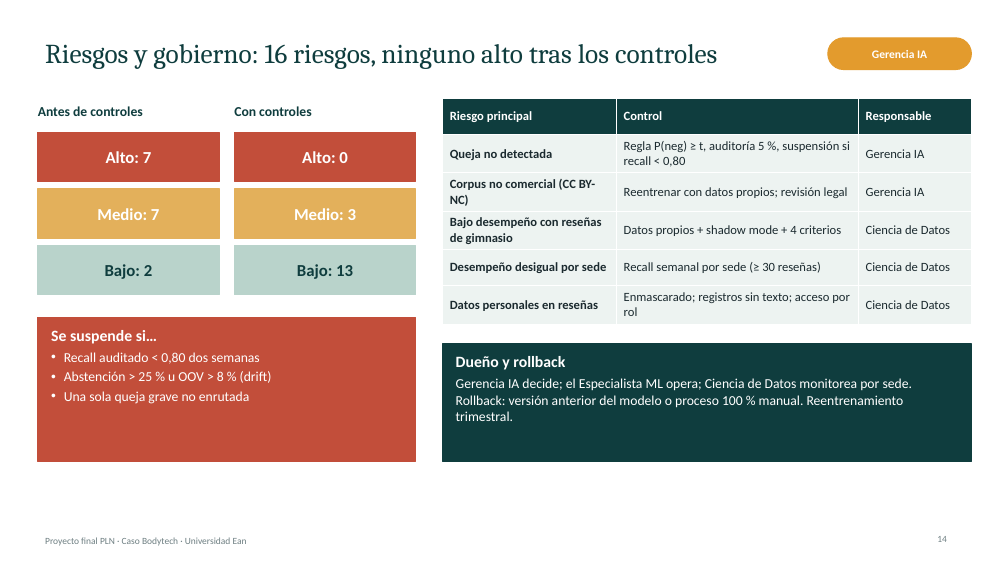
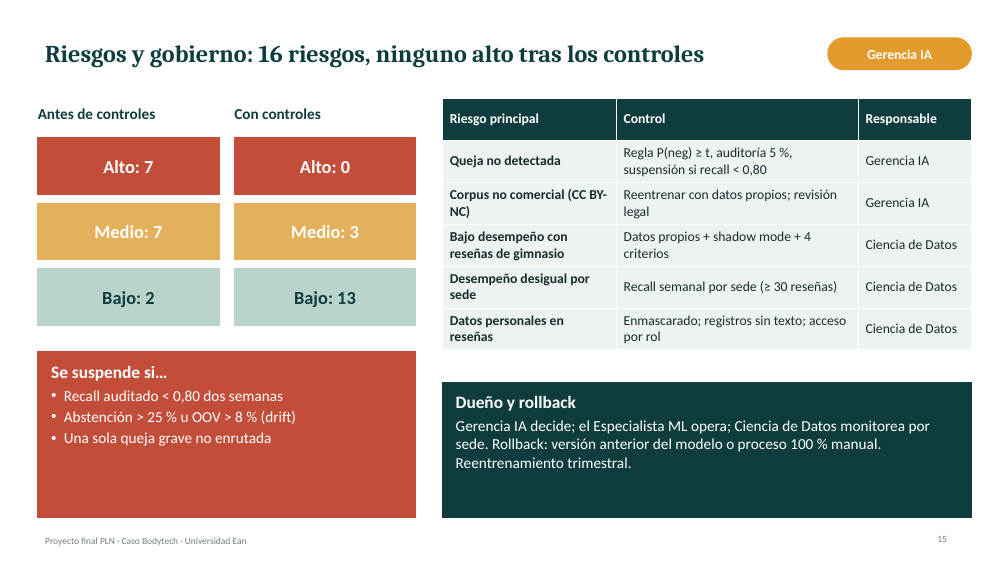
Before and after one commit to josephsbatista/proyecto-pln-bodytech, a slide deck: slide 15 of entregables/Presentacion_Final.pptx (slide 14 before the commit). Drawn at 1008x567 pixels with LibreOffice and Linux fonts; fonts in the diff are those of the drawing. Boxes give left, top, right and bottom in pixels: in the first picture for what was removed or moved away, otherwise in the second. Text is boxed around its words. In the diff, an @@ line names an element or a change of style, - is before the commit and + after.

```diff
--- a/entregables/Presentacion_Final.pptx
+++ b/entregables/Presentacion_Final.pptx
@@ title "Riesgos y gobierno: 16 riesgos, ..." at [45,45,704,67]: size 26 to 23 pt, bold on @@
@@ text "Gerencia IA" at [867,49,932,59]: size 11 to 13 pt @@
@@ text "Antes de controles" at [38,108,156,119]: size 13 to 14.5 pt @@
@@ text "Con controles" at [234,108,321,119]: size 13 to 14.5 pt @@
@@ table at [442,98,972,347] @@
@@ size 12 to 13 pt @@
@@ rectangle: place and size @@
-rectangle at [38,132,219,181]
+rectangle at [38,138,219,194]
@@ rectangle: place and size @@
-rectangle at [234,132,416,181]
+rectangle at [234,138,416,194]
@@ text "Medio: 7": place and size @@
-text "Medio: 7" at [97,208,159,220]
+text "Medio: 7" at [94,225,162,238]
@@ rectangle: place and size @@
-rectangle at [38,189,219,238]
+rectangle at [38,203,219,260]
@@ text "Medio: 3": place and size @@
-text "Medio: 3" at [294,208,356,220]
+text "Medio: 3" at [291,225,359,238]
@@ rectangle: place and size @@
-rectangle at [234,189,416,238]
+rectangle at [234,203,416,260]
@@ text "Bajo: 2": place and size @@
-text "Bajo: 2" at [105,264,152,279]
+text "Bajo: 2" at [102,291,154,307]
@@ rectangle: place and size @@
-rectangle at [38,246,219,295]
+rectangle at [38,268,219,325]
@@ size 16 to 17.5 pt in 6 elements at [103,160,153,173], [300,160,350,173], [94,225,162,238], [291,225,359,238], [102,291,154,307], [294,291,356,307] @@
@@ text "Bajo: 13": place and size @@
-text "Bajo: 13" at [297,264,353,279]
+text "Bajo: 13" at [294,291,356,307]
@@ rectangle: place and size @@
-rectangle at [234,246,416,295]
+rectangle at [234,268,416,325]
@@ rectangle: place and size @@
-rectangle at [38,318,416,461]
+rectangle at [38,352,416,518]
@@ text "Se suspende si…": place and size @@
-text "Se suspende si…" at [51,330,272,404]
+text "Se suspende si…" at [51,366,296,446]
@@ text "Se suspende si…" at [51,366,296,446]: size 15 to 16.5 pt in "Se suspende si…"; size 13 to 14.5 pt in "Recall auditado < 0,80 dos semanas", "Abstención > 25 % u OOV > ...", "Una sola queja grave no enrutada" @@
@@ rectangle: place and size @@
-rectangle at [442,344,972,461]
+rectangle at [442,383,972,518]
@@ text "Dueño y rollback": place and size @@
-text "Dueño y rollback" at [456,356,912,421]
+text "Dueño y rollback" at [456,396,930,468]
@@ text "Dueño y rollback" at [456,396,930,468]: size 15 to 16.5 pt in "Dueño y rollback"; size 13 to 14.5 pt @@
@@ page number at [937,536,947,542]: text changed @@
-14
+15
```
Also in this commit, not shown: 15 other slides changed, 1 slide added, 6 other files.
